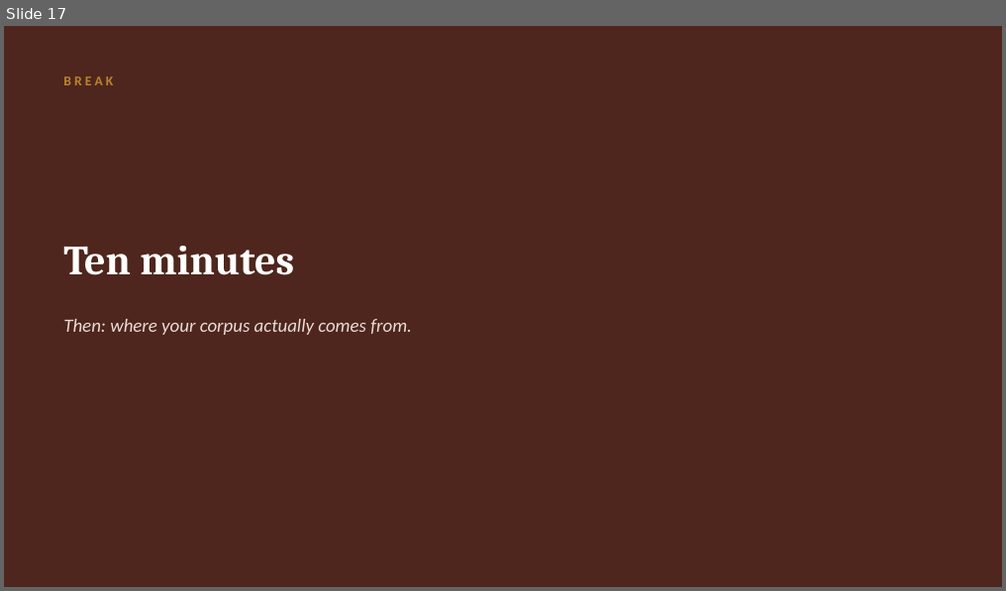
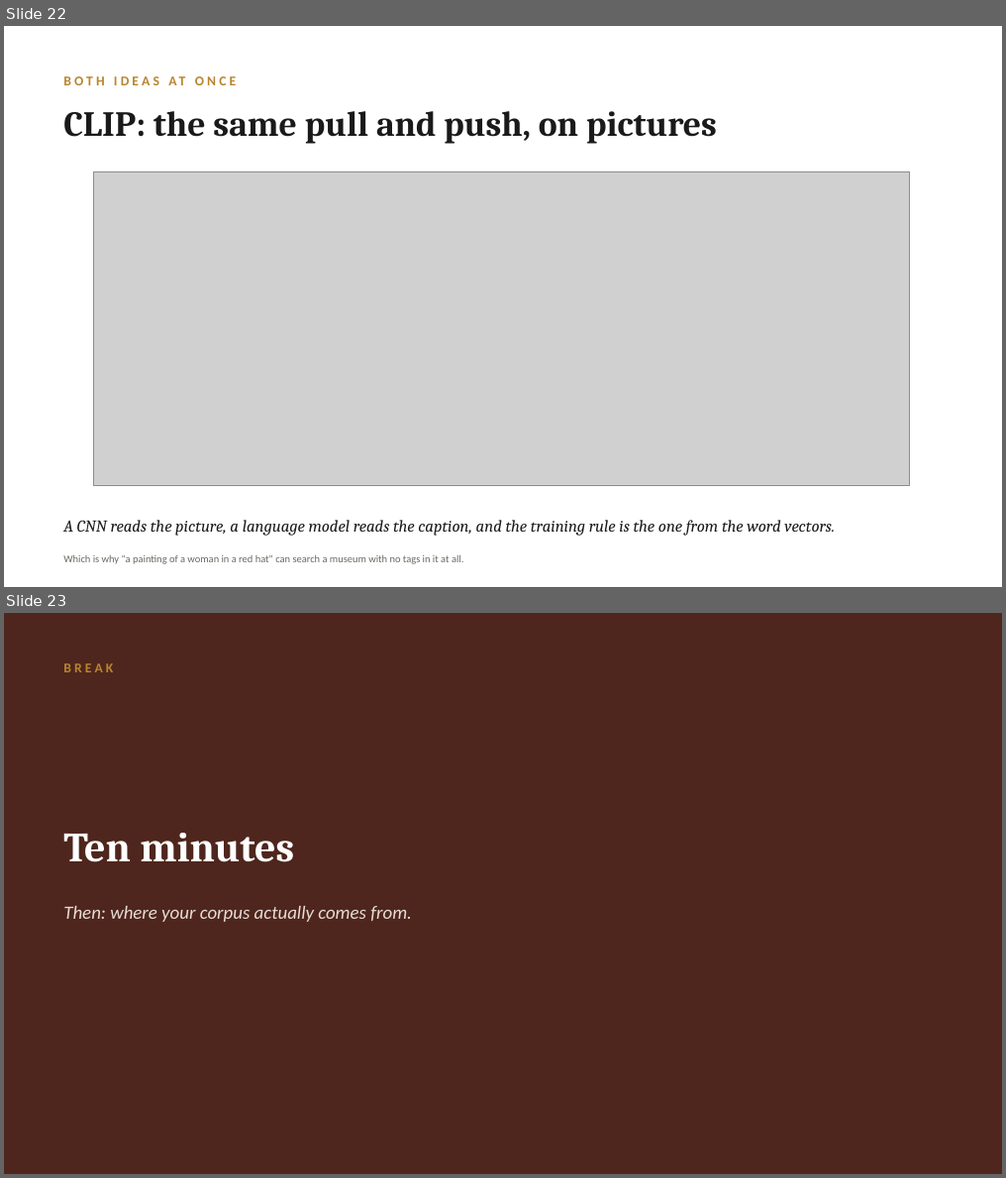
Before and after one commit to lucianli123/culture-as-data-2026, a slide deck: slides/week-04-lecture-draft.pptx. Shown one above the other, each under a label of ours: slide 17 before the commit, slides 22 and 23 after it. The pictures are 1006x591 and 1006x1178 pixels, drawn with LibreOffice and Linux fonts; fonts in the diff are those of the drawing; grey boxes stand for pictures. Boxes give left, top, right and bottom in pixels: in the first picture for what was removed or moved away, otherwise in the second. Text is boxed around its words. In the diff, an @@ line names an element or a change of style, - is before the commit and + after.

```diff
--- a/slides/week-04-lecture-draft.pptx
+++ b/slides/week-04-lecture-draft.pptx
@@ slide 22 added at [4, 26, 1002, 587], background #FFFFFF @@
@@ text added at [168, 76, 185, 85], 13 pt, text #B9852F, bold @@
+BOTH IDEAS AT ONCE
@@ text added at [63, 111, 717, 144], 34 pt, text #1A1A1A, bold @@
+CLIP: the same pull and push, on pictures
@@ picture added at [94, 172, 910, 486] @@
@@ text added at [63, 520, 835, 536], 16 pt, text #1A1A1A, italic @@
+A CNN reads the picture, a language model reads the caption, and the training rule is the one from the word vectors.
@@ text added at [63, 555, 463, 565], 10 pt, text #6B6B63 @@
+Which is why "a painting of a woman in a red hat" can search a museum with no tags in it at all.
@@ what was slide 17 is now slide 23 @@
```
Also in this commit, not shown: 4 slides changed, 6 other slides added, 1 slide removed, 11 other files.
